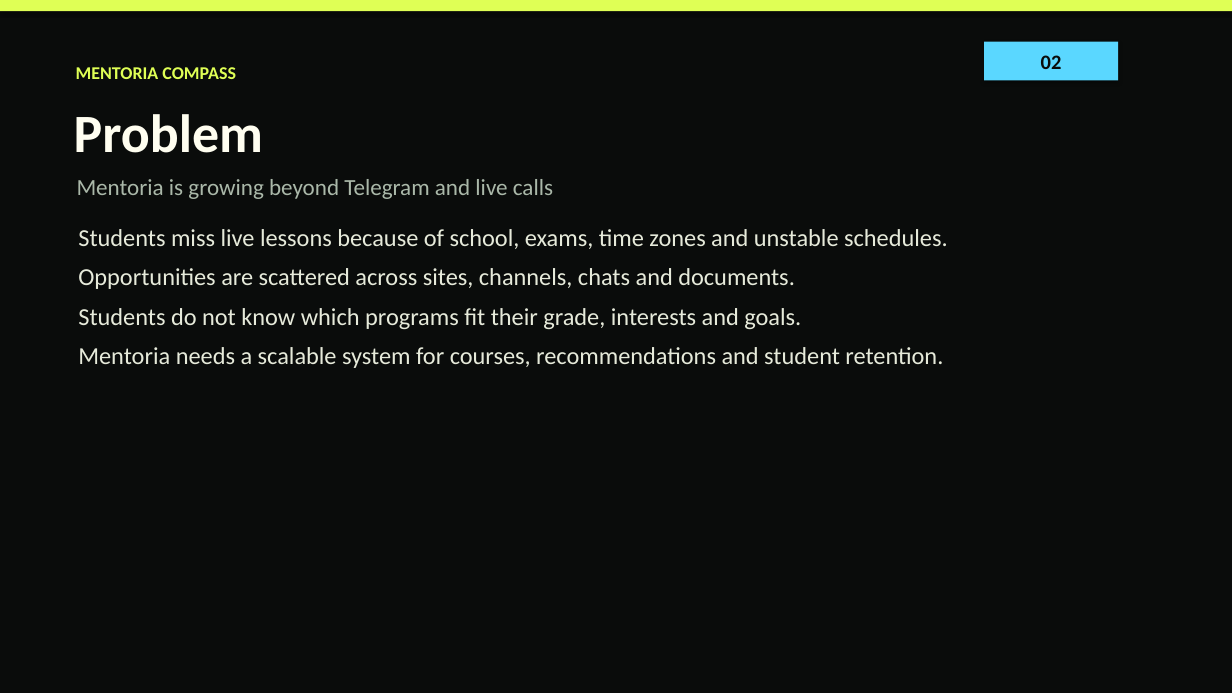
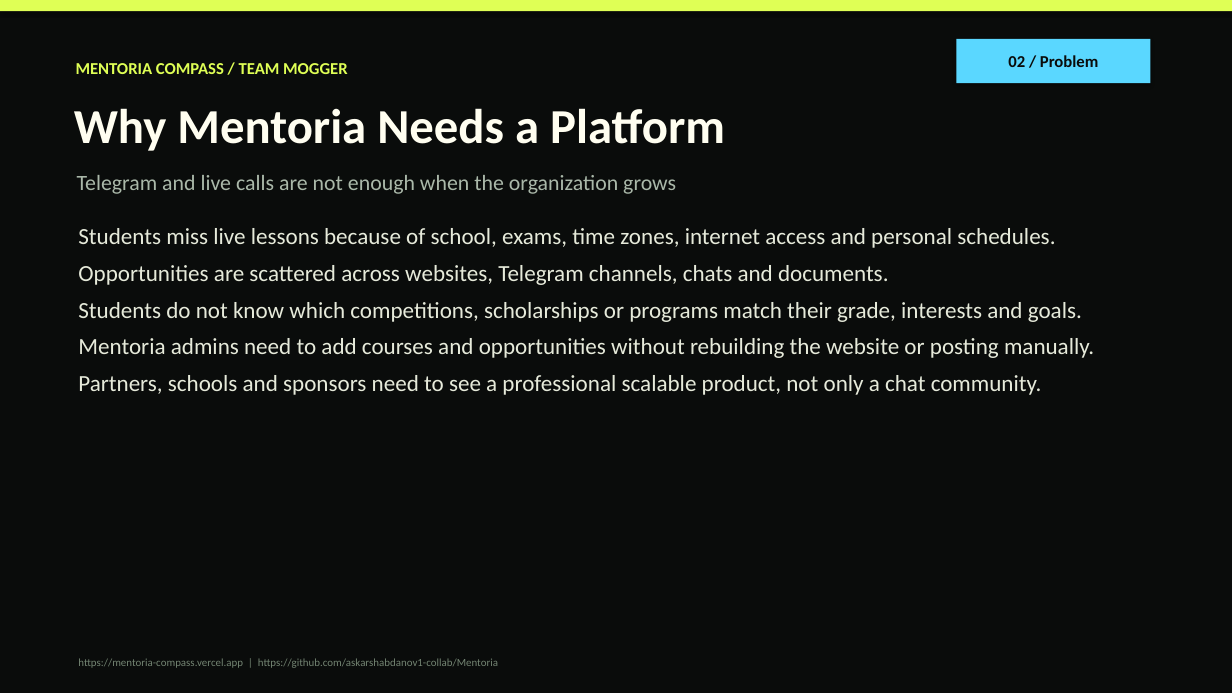
Before and after one commit to askarshabdanov1-collab/Mentoria, a slide deck: slide 2 of Mentoria_Compass_Mogger_Presentation.pptx. Drawn at 1232x693 pixels with LibreOffice and Linux fonts; fonts in the diff are those of the drawing. Boxes give left, top, right and bottom in pixels: in the first picture for what was removed or moved away, otherwise in the second. Text is boxed around its words. In the diff, an @@ line names an element or a change of style, - is before the commit and + after.

```diff
--- a/Mentoria_Compass_Mogger_Presentation.pptx
+++ b/Mentoria_Compass_Mogger_Presentation.pptx
@@ rectangle "02 / Problem": place and size @@
-rectangle "02 / Problem" at bbox=[984, 42, 1118, 80]
+rectangle "02 / Problem" at bbox=[957, 39, 1151, 83]
@@ text in rectangle at bbox=[1008, 55, 1098, 67]: text changed; size 16 to 13 pt @@
-02
+02 / Problem
@@ text at bbox=[76, 63, 348, 74]: text changed; size 14 to 13 pt @@
-MENTORIA COMPASS
+MENTORIA COMPASS / TEAM MOGGER
@@ text at bbox=[74, 108, 725, 151]: text changed; size 18 to 38 pt; text colour #AAB8A9 to #FFFEF0; bold on @@
-Mentoria is growing beyond Telegram and live calls
+Why Mentoria Needs a Platform
@@ text removed at bbox=[74, 114, 263, 153] @@
-Problem
@@ text added at bbox=[77, 175, 676, 194], 17 pt, text #AAB8A9 @@
+Telegram and live calls are not enough when the organization grows
@@ text at bbox=[78, 228, 1094, 395]: text changed; size 19 to 18 pt @@
-Students miss live lessons because of school, exams, time zones and unstable schedules.
-Opportunities are scattered across sites, channels, chats and documents.
-Students do not know which programs fit their grade, interests and goals.
-Mentoria needs a scalable system for courses, recommendations and student retention.
+Students miss live lessons because of school, exams, time zones, internet access and personal schedules.
+Opportunities are scattered across websites, Telegram channels, chats and documents.
+Students do not know which competitions, scholarships or programs match their grade, interests and goals.
+Mentoria admins need to add courses and opportunities without rebuilding the website or posting manually.
+Partners, schools and sponsors need to see a professional scalable product, not only a chat community.
@@ text added at bbox=[78, 658, 498, 668], 8.5 pt, text #738472 @@
+https://mentoria-compass.vercel.app | https://github.com/askarshabdanov1-collab/Mentoria
```
Also in this commit, not shown: 4 other slides changed, 5 slides added, 2 slides removed, 1 other file.
